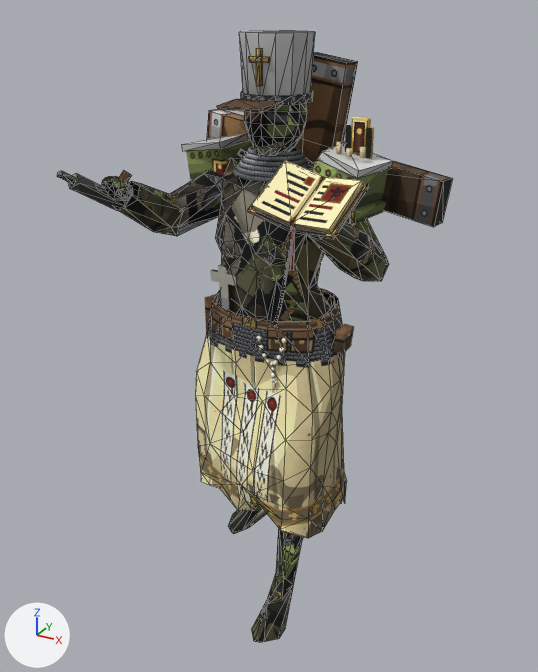
Renders of the glTF model client/assets/units/trench-cleric.glb from each side of a commit.
Both versions are drawn from a 50 mm camera at (0.697, -1.316, 1.238) aimed at (0.034, -0.111, 0.635). The axes (+X, +Y, +Z) are drawn at lower left. The lights are the same throughout. The picture after the commit comes second. Mesh edges are drawn as thin lines on the coarser meshes. Vertices at exactly the same position are counted once.

The older version as bpy lines, for what is in view:
```python
me_accent = bpy.data.meshes.new('Accent')
me_accent.from_pydata(...)  # 44 vertices, 76 faces; spans x -0.221..0.224, y -0.106..0.095, z 0.966..1.2
me_accent.materials.append(mat_accent)
me_back = bpy.data.meshes.new('Back')
me_back.from_pydata(...)  # 32 vertices, 48 faces; spans x -0.256..0.329, y -0.031..0.158, z 0.461..1.159
me_back.materials.append(mat_trench_clericback)  # picture img_trench_cleric_back
me_body = bpy.data.meshes.new('Body')
me_body.from_pydata(...)  # 562 vertices, 999 faces; spans x -0.251..0.25, y -0.287..0.151, z 0.0..1.102
me_body.materials.append(mat_trench_clericbody)  # picture img_trench_cleric_body
me_helmet = bpy.data.meshes.new('Helmet')
me_helmet.from_pydata(...)  # 52 vertices, 64 faces; spans x -0.061..0.071, y -0.148..0.052, z 1.073..1.175
me_helmet.materials.append(mat_trench_clerichelmet)  # picture img_trench_cleric_helmet
me_weapon2 = bpy.data.meshes.new('Weapon2')
me_weapon2.from_pydata(...)  # 78 vertices, 116 faces; spans x 0.049..0.263, y -0.292..-0.117, z 0.664..1.005
me_weapon2.materials.append(mat_trench_clericweapon2)  # picture img_trench_cleric_weapon2
ob_accent = bpy.data.objects.new('Accent', me_accent)
ob_accent.location = (0.0, 0.0, 0.0)
ob_back = bpy.data.objects.new('Back', me_back)
ob_back.location = (0.0, 0.0, 0.0)
ob_body = bpy.data.objects.new('Body', me_body)
ob_body.location = (0.0, 0.0, 0.0)
ob_helmet = bpy.data.objects.new('Helmet', me_helmet)
ob_helmet.location = (0.0, 0.0, 0.0)
ob_weapon2 = bpy.data.objects.new('Weapon2', me_weapon2)
ob_weapon2.location = (0.0, 0.0, 0.0)
# also in view: 'Weapon' at (-0.216, -0.298, 0.937); 'Chest' at (0.001, -0.027, 0.795); 'Robe' at (-0.012, -0.041, 0.433)
```
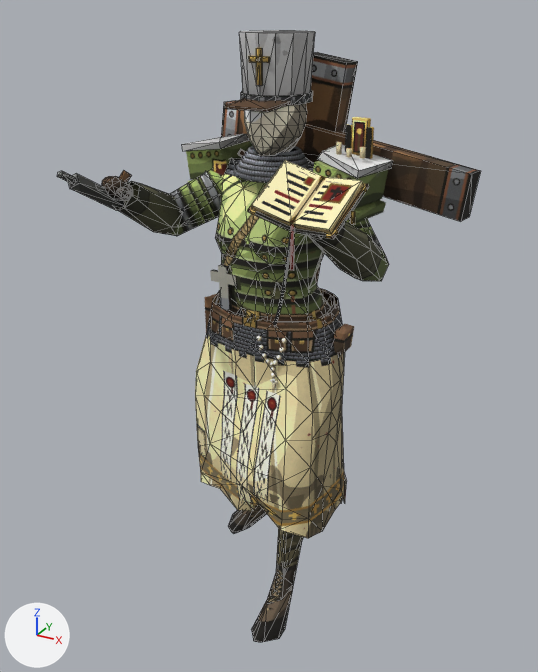
Where the change shows, as pixel boxes (x1, y1, x2, y2) in the pictures (538 x 672 px; the box of a moved part takes in the faces that stretch with it):
'Back', reshaped: before (207, 52, 453, 319); after (221, 52, 481, 319)
'Helmet', reshaped (8% narrower): before (217, 48, 313, 112); after (225, 48, 313, 112)
part 1 of me_body, surface changed: (102, 104, 389, 642) in both
part 3 of me_helmet, moved or reshaped: before (217, 99, 283, 112); after (225, 98, 291, 112)
part 4 of me_back, moved or reshaped: before (207, 109, 453, 227); after (221, 100, 481, 222)

Diff of the bpy script that builds the scene:
```diff
--- a/client/assets/units/trench-cleric.glb.py
+++ b/client/assets/units/trench-cleric.glb.py
@@ img_trench_cleric_accent @@
+img_trench_cleric_accent = load_image('trench-cleric-Accent', '_unpacked/trench-cleric-Accent', 512, 512, 'sRGB')
@@ mat_trench_clericaccent @@
+mat_trench_clericaccent = bpy.data.materials.new('trench-clericAccent')
+# uses the picture img_trench_cleric_accent
@@ me_body @@
 me_body.from_pydata(...)  # 562 vertices, 999 faces; spans x -0.251..0.25, y -0.287..0.151, z 0.0..1.102
 # used by ob_body; location = (0.0, 0.0, 0.0)
+# me_body part 1: 999 kept faces spanning x -0.251..0.25, y -0.287..0.151, z 0.0..1.102 get new texture (UV) coordinates
 me_body.materials.append(mat_trench_clericbody)
@@ me_accent @@
 me_accent.from_pydata(...)  # 44 vertices, 76 faces; spans x -0.221..0.224, y -0.106..0.095, z 0.966..1.2
 # used by ob_accent; location = (0.0, 0.0, 0.0)
-me_accent.materials.append(mat_accent)
+# me_accent part 2: texture (UV) coordinates changed
+me_accent.materials.append(mat_trench_clericaccent)
@@ me_helmet @@
 # used by ob_helmet; location = (0.0, 0.0, 0.0)
-me_helmet.from_pydata(...)  # 52 vertices, 64 faces; spans x -0.061..0.071, y -0.148..0.052, z 1.073..1.175
+me_helmet.from_pydata(...)  # 52 vertices, 64 faces; spans x -0.061..0.071, y -0.137..0.052, z 1.073..1.175
+# me_helmet part 3: the loose piece of 8 vertices spanning x -0.057..0.056, y -0.148..-0.1, z 1.073..1.089 is moved by (0.009, 0.012, 0.0)
 me_helmet.materials.append(mat_trench_clerichelmet)
@@ me_back @@
 # used by ob_back; location = (0.0, 0.0, 0.0)
-me_back.from_pydata(...)  # 32 vertices, 48 faces; spans x -0.256..0.329, y -0.031..0.158, z 0.461..1.159
+me_back.from_pydata(...)  # 32 vertices, 48 faces; spans x -0.2..0.385, y -0.031..0.133, z 0.461..1.159
+# me_back part 4: the loose piece of 8 vertices spanning x -0.256..0.329, y 0.018..0.158, z 0.862..1.032 is moved by (0.056, -0.025, 0.023)
 me_back.materials.append(mat_trench_clericback)
```
